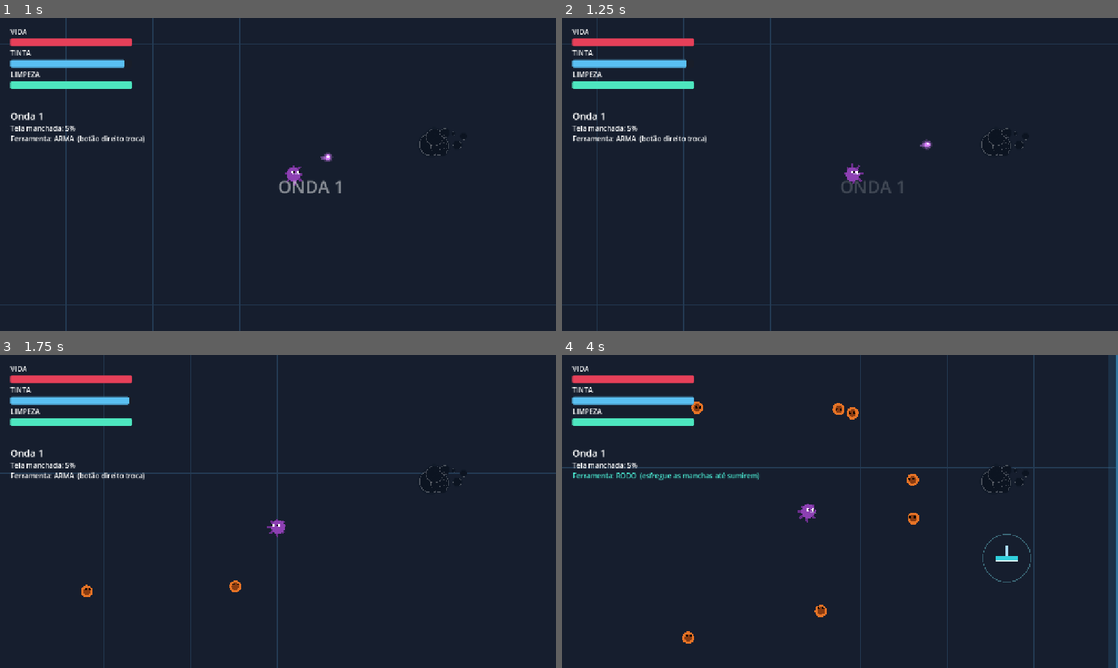
Above: before the commit, frames 1-4 (two rows, left to right).
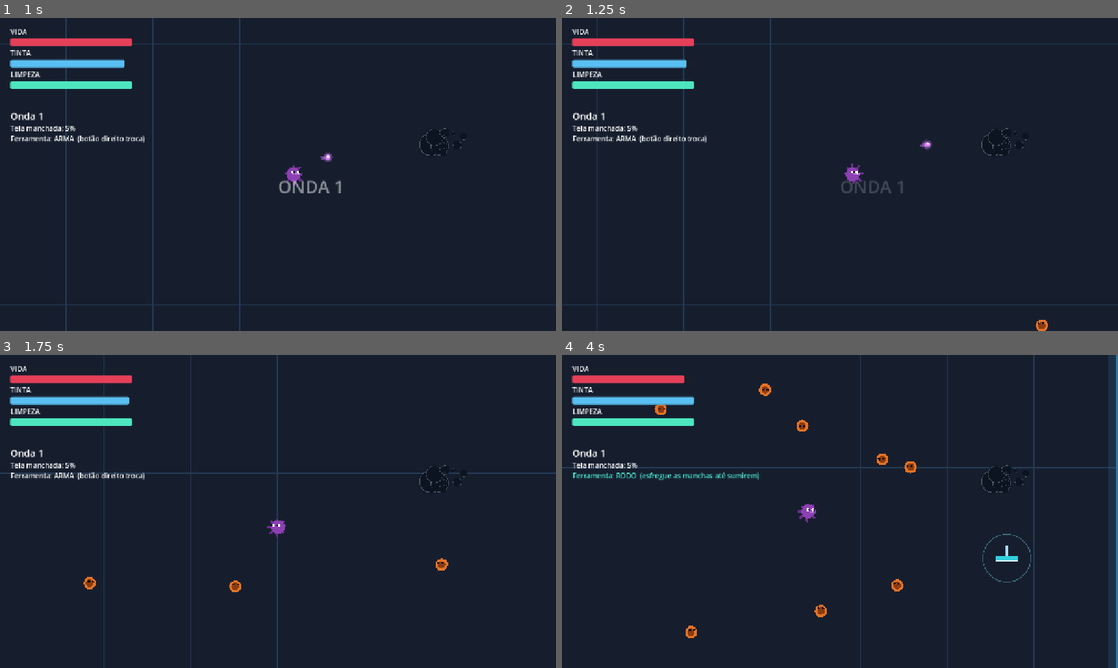
Above: after the commit, the same moments.

Repository: Ruan-Pablo-Oli/octo-ink-hell
Game: Godot game, scene res://scenes/main.tscn
Same seed, same stepped clock (60 frames per second), same inputs: the game is played once before the commit and once after it.
Inputs (mouse positions are in pixels of both pictures, inside the frame that each line leads up to):
- Up to frame 1 (1 s): tap Enter at 0.5 s; move the mouse to (400, 158) at 0.52 s; hold D (move_right) from 0.53 s (still down); tap Space (dash) at 0.6 s; click (400, 158) at 0.67 s
- Up to frame 2 (1.25 s): keep holding D (move_right)
- Up to frame 3 (1.75 s): move the mouse to (166, 527) at 1.27 s; release D (move_right) at 1.28 s; hold S (move_down) from 1.28 s (still down); tap Space (dash) at 1.35 s
- Up to frame 4 (4 s): move the mouse to (895, 442) at 2.02 s; release S (move_down) at 2.03 s; hold D (move_right) 2.03-2.78 s; right-click (895, 442) at 2.1 s; tap Space (dash) at 2.3, 3.05, 3.8 s; move the mouse to (812, 574) at 2.77 s; hold W (move_up) 2.78-3.53 s; click (812, 574) at 2.85 s; move the mouse to (1006, 558) at 3.52 s; hold A (move_left) from 3.53 s (still down); tap Shift at 3.6 s

Frame 1 is identical in both runs. In frame 2, less than 0.1% of the frame differs, in the area x 85-88%, y 96-100%; in frame 3, 0.2%; in frame 4, 0.9%, in the area x 16-65%, y 6-93%.

Commit message:
refactor: update Dasher enemy's dash mechanics and collision layers

Diff:
--- a/scripts/enemies/dasher.gd
+++ b/scripts/enemies/dasher.gd
@@ -1,8 +1,10 @@
 extends EnemyBase
 class_name Dasher
 
+const DASHER_LAYER := 64
+
 @export var dash_speed_mult: float = 4.5
-@export var dash_duration: float = 0.3
+@export var dash_duration: float = 0.5
 @export var dash_cooldown_min: float = 0.8
 @export var dash_cooldown_max: float = 1.2
 
@@ -15,6 +17,12 @@
 	if data == null:
 		data = preload("res://resources/enemies/dasher.tres")
 	_dash_timer = randf_range(dash_cooldown_min, dash_cooldown_max)
+
+func _physics_collision_layer() -> int:
+	return DASHER_LAYER
+
+func _physics_collision_mask() -> int:
+	return DASHER_LAYER
 
 func _move(delta: float) -> void:
 	if _is_dashing:
--- a/scripts/enemies/enemy_base.gd
+++ b/scripts/enemies/enemy_base.gd
@@ -1,29 +1,28 @@
 extends CharacterBody2D
 class_name EnemyBase
-
+const HITTABLE_LAYER := 2   # projeteis do player miram nesta layer (nao mexer)
+const ENEMY_BODY_LAYER := 16 # layer padrao de colisao fisica inimigo-inimigo
 @export var data: EnemyData
-
 var health: float
 var _player: Node2D
 var _arena: Arena
 var _touching_player: bool = false
 var _touch_cd: float = 0.0
 var _dead: bool = false
-
-
 func _ready() -> void:
 	_load_default_data()
 	health = data.max_health if data else 20.0
 	add_to_group("enemies")
-	collision_layer = 2
-	collision_mask = 2
-
+	# HITTABLE_LAYER sempre presente: e o que garante que projeteis do
+	# player continuem enxergando e causando dano nesse inimigo, independente
+	# de qual layer de colisao fisica ele use.
+	collision_layer = HITTABLE_LAYER | _physics_collision_layer()
+	collision_mask = _physics_collision_mask()
 	var col := CollisionShape2D.new()
 	var s := CircleShape2D.new()
 	s.radius = _radius()
 	col.shape = s
 	add_child(col)
-
 	var touch := Area2D.new()
 	touch.collision_layer = 2
 	touch.collision_mask = 1
@@ -35,19 +34,22 @@
 	add_child(touch)
 	touch.body_entered.connect(_on_touch_entered)
 	touch.body_exited.connect(_on_touch_exited)
-
 	_player = get_tree().get_first_node_in_group("player")
 	_arena = Arena.find(self)
-
-
 func _load_default_data() -> void:
 	pass
-
-
+## Override na subclasse pra colocar o corpo numa layer fisica diferente
+## (alem da HITTABLE_LAYER, que e sempre adicionada automaticamente).
+## Retorne 0 se esse tipo nao deve ocupar nenhuma layer fisica propria.
+func _physics_collision_layer() -> int:
+	return ENEMY_BODY_LAYER
+## Override na subclasse pra decidir com QUAIS layers esse corpo colide
+## fisicamente. Retorne 0 pra nao colidir fisicamente com nada (atravessa
+## tudo, so continua levando dano via HITTABLE_LAYER).
+func _physics_collision_mask() -> int:
+	return ENEMY_BODY_LAYER
 func _radius() -> float:
 	return data.body_radius if data else 14.0
-
-
 func _physics_process(delta: float) -> void:
 	if _player == null or not is_instance_valid(_player):
 		_player = get_tree().get_first_node_in_group("player")
@@ -56,26 +58,18 @@
 	move_and_slide()
 	if _arena:
 		global_position = _arena.clamp_position(global_position, _radius())
-
 	if _touch_cd > 0.0:
 		_touch_cd -= delta
 	if _touching_player and _touch_cd <= 0.0 and _player.has_method("take_damage"):
 		_player.take_damage(data.contact_damage if data else 8.0)
 		_touch_cd = 0.6
-
 	queue_redraw()
-
-
 func _move(_delta: float) -> void:
 	var to_player := _player.global_position - global_position
 	var dir := to_player.normalized() if to_player.length() > 1.0 else Vector2.ZERO
 	velocity = dir * (data.move_speed if data else 120.0)
-
-
 func is_dead() -> bool:
 	return _dead
-
-
 func take_damage(amount: float) -> void:
 	## queue_free() so acontece no fim do frame, entao o inimigo ainda pode levar
 	## dano depois de morto (tiro perfurante, rastro de tinta, varios projeteis
@@ -87,16 +81,12 @@
 		_die()
 	else:
 		queue_redraw()
-
-
 func _die() -> void:
 	_dead = true
 	GameEvents.enemy_killed.emit(global_position)
 	if data and randf() < data.clean_drop_chance:
 		_drop_clean()
 	queue_free()
-
-
 func _drop_clean() -> void:
 	var entities := get_tree().get_first_node_in_group("entities")
 	if entities == null:
@@ -104,18 +94,12 @@
 	var item := preload("res://scenes/pickups/cleaning_item.tscn").instantiate()
 	item.global_position = global_position
 	entities.add_child(item)
-
-
 func _on_touch_entered(body: Node) -> void:
 	if body.is_in_group("player"):
 		_touching_player = true
-
-
 func _on_touch_exited(body: Node) -> void:
 	if body.is_in_group("player"):
 		_touching_player = false
-
-
 func _draw() -> void:
 	var c := data.body_color if data else Color(0.9, 0.4, 0.15, 1.0)
 	var r := _radius()
--- a/scripts/systems/wave_manager.gd
+++ b/scripts/systems/wave_manager.gd
@@ -11,7 +11,7 @@
 
 @export var base_count: int = 8
 @export var per_wave: int = 3
-@export var spawn_interval: float = 0.35
+@export var spawn_interval: float = 0.2
 @export var wave_break: float = 1.2
 @export var spawn_min_dist: float = 520.0
 @export var spawn_max_dist: float = 720.0
